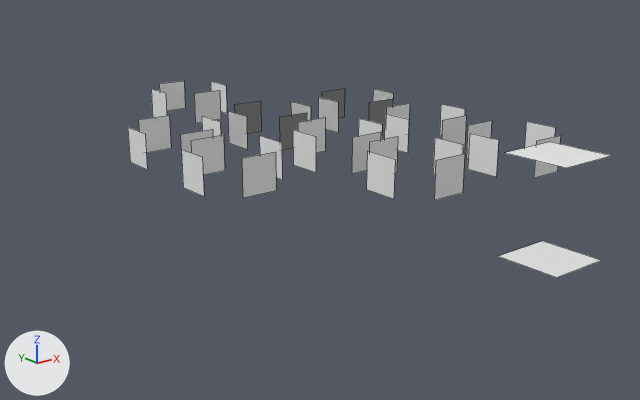
Renders of the Blender file Assets/homestead/models/box_labels.blend from each side of a commit.
Camera for both pictures: a 50 mm camera at (-13.02, -15.66, 4.98) aimed at (-0.96, -0.58, -1.05). Arrows for +X, +Y and +Z are at lower left; the lights stay in place. Mesh edges are drawn as thin lines.

The older version as bpy lines, for what is in view:
```python
me_cube_010 = bpy.data.meshes.new('Cube.010')
me_cube_010.from_pydata([(0.67, 0.67, -1.0), (0.67, -0.67, -1.0), (-0.67, -0.67, -1.0), (-0.67, 0.67, -1.0), (0.67, 0.67, 1.0), (0.67, -0.67, 1.0), (-0.67, -0.67, 1.0), (-0.67, 0.67, 1.0)], [], [(0, 1, 2, 3), (4, 7, 6, 5)])
me_cube_010.materials.append(mat_material)  # its picture is missing
me_cube_013 = bpy.data.meshes.new('Cube.013')
me_cube_013.from_pydata(...)  # 16 vertices, 4 faces; spans x -0.42..0.42, y -1.0..1.0, z -1.0..1.0
me_cube_013.materials.append(mat_material)  # its picture is missing
me_cube_020 = bpy.data.meshes.new('Cube.020')
me_cube_020.from_pydata(...)  # 16 vertices, 4 faces; spans x -0.42..0.42, y -1.0..1.0, z -1.0..1.0
me_cube_020.materials.append(mat_material)  # its picture is missing
ob_pressure = bpy.data.objects.new('Pressure', me_cube_010)
ob_pressure.location = (0.0, -6.23, 0.0)
ob_salt = bpy.data.objects.new('salt', me_cube_020)
ob_salt.location = (-2.85, 2.55, 0.0)
ob_salt.rotation_euler = (0.0, -1.571, 0.0)  # degrees (0, -90, 0)
ob_steel = bpy.data.objects.new('steel', me_cube_013)
ob_steel.location = (0.0, 6.7, 0.0)
ob_steel.rotation_euler = (0.0, -1.571, 0.0)  # degrees (0, -90, 0)
# also in view: 'metal' at (0.0, 2.68, 0.0); 'glass' at (0.0, -2.63, 0.0); 'silica' at (-2.94, -0.06, 0.0); 'sulfur' at (2.94, 2.68, 0.0); 'algae' at (2.87, -0.06, 0.0)
```
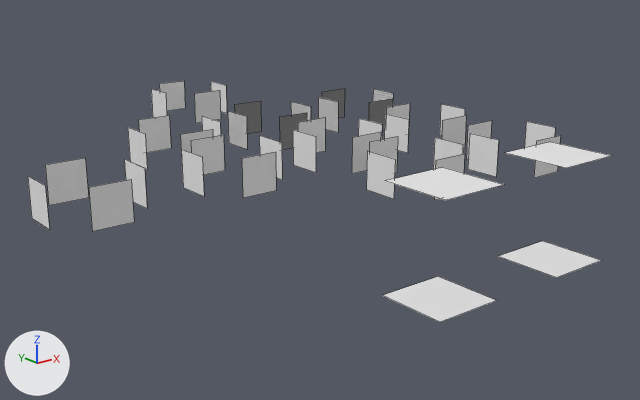
Where the change shows, as pixel boxes [x1, y1, x2, y2] in the pictures (640 x 400 px):
```json
{"object": "canvas", "change": "added", "after": [28, 158, 147, 231]}
{"object": "water", "change": "added", "after": [382, 167, 504, 322]}
```

Scene script edits in JSON lines:
```json
{"op": "add", "block": "me_cube_000", "code": ["me_cube_000 = bpy.data.meshes.new('Cube.000')", "me_cube_000.from_pydata([(0.67, 0.67, -1.0), (0.67, -0.67, -1.0), (-0.67, -0.67, -1.0), (-0.67, 0.67, -1.0), (0.67, 0.67, 1.0), (0.67, -0.67, 1.0), (-0.67, -0.67, 1.0), (-0.67, 0.67, 1.0)], [], [(0, 1, 2, 3), (4, 7, 6, 5)])", "me_cube_000.materials.append(mat_material)  # its picture is missing"]}
{"op": "add", "block": "me_cube_001", "code": ["me_cube_001 = bpy.data.meshes.new('Cube.001')", "me_cube_001.from_pydata([(0.42, 1.0, 0.42), (0.42, 1.0, -0.42), (-0.42, 1.0, -0.42), (-0.42, 1.0, 0.42), (0.42, -1.0, 0.42), (0.42, -1.0, -0.42), (-0.42, -1.0, -0.42), (-0.42, -1.0, 0.42), (0.42, 0.42, -1.0), (0.42, -0.42, -1.0), (-0.42, -0.42, -1.0), (-0.42, 0.42, -1.0), (0.42, 0.42, 1.0), (0.42, -0.42, 1.0), (-0.42, -0.42, 1.0), (-0.42, 0.42, 1.0)], [], [(0, 1, 2, 3), (4, 7, 6, 5), (8, 9, 10, 11), (12, 15, 14, 13)])", "me_cube_001.materials.append(mat_material)  # its picture is missing"]}
{"op": "add", "block": "ob_water", "code": ["ob_water = bpy.data.objects.new('water', me_cube_000)", "ob_water.location = (-2.93, -6.23, 0.0)"]}
{"op": "add", "block": "ob_canvas", "code": ["ob_canvas = bpy.data.objects.new('canvas', me_cube_001)", "ob_canvas.location = (-6.25, -0.06, 0.0)", "ob_canvas.rotation_euler = (0.0, -1.571, 0.0)  # degrees (0, -90, 0)"]}
```
